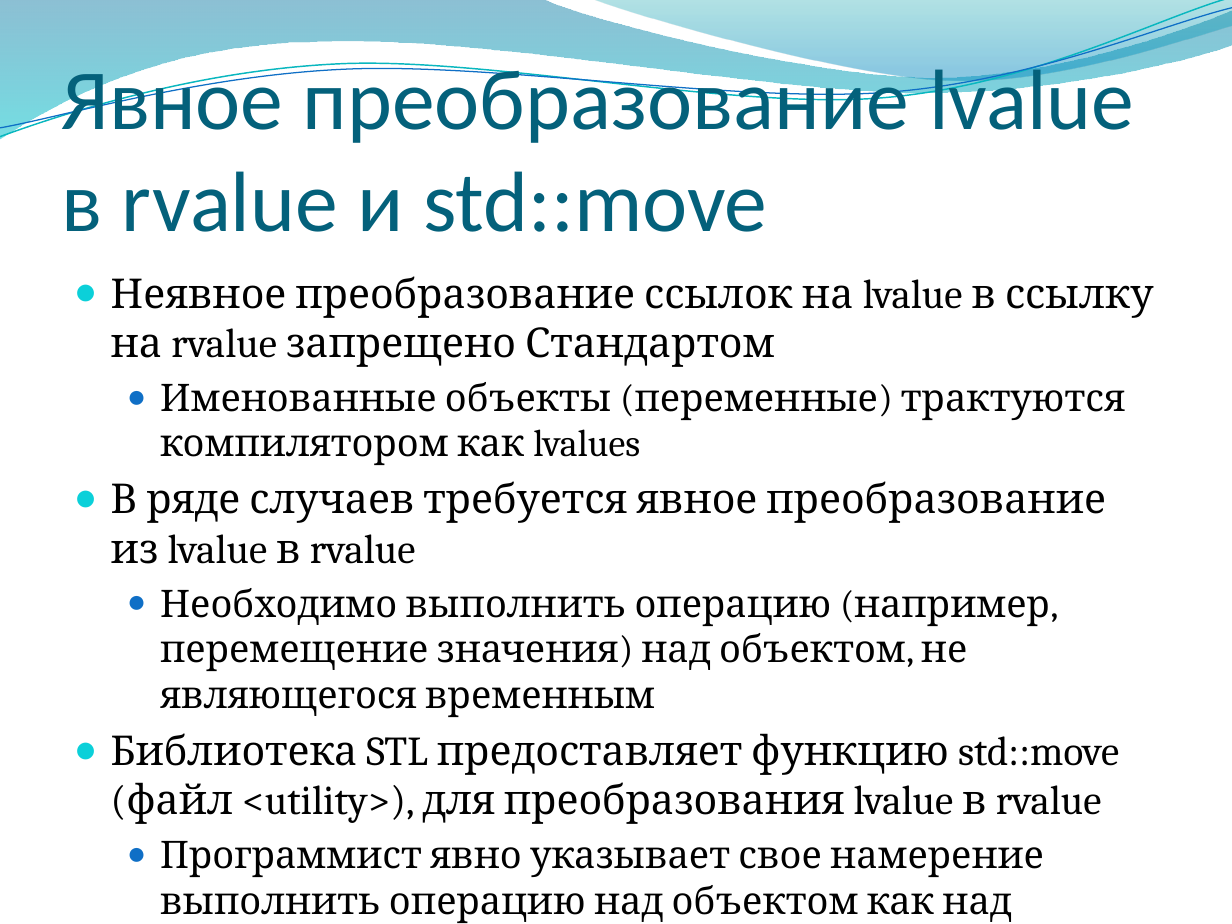
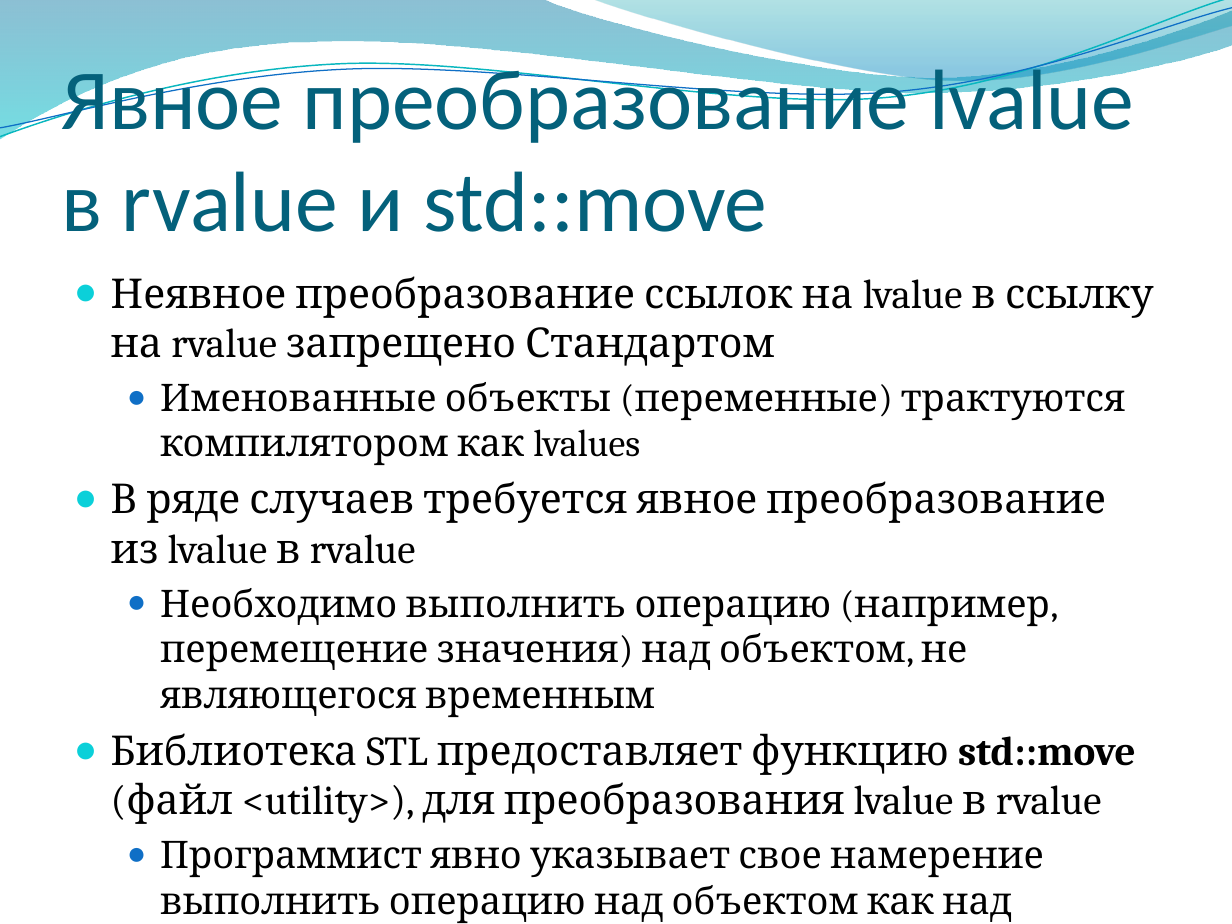
Before and after one commit to alexey-malov/oop, a slide deck: slide 80 of lectures/02/Основы ООП.pptx. Drawn at 1232x924 pixels with LibreOffice and Linux fonts; fonts in the diff are those of the drawing; background and template pictures are left out. Boxes give left, top, right and bottom in pixels: in the first picture for what was removed or moved away, otherwise in the second. Text is boxed around its words. In the diff, an @@ line names an element or a change of style, - is before the commit and + after.

```diff
--- a/lectures/02/Основы ООП.pptx
+++ b/lectures/02/Основы ООП.pptx
@@ text at <box>111,733,1136,824</box>: bold on in "std::move" @@
```
Also in this commit, not shown: 4 other slides changed, 3 slides added, 2 slides removed, 10 other files.
